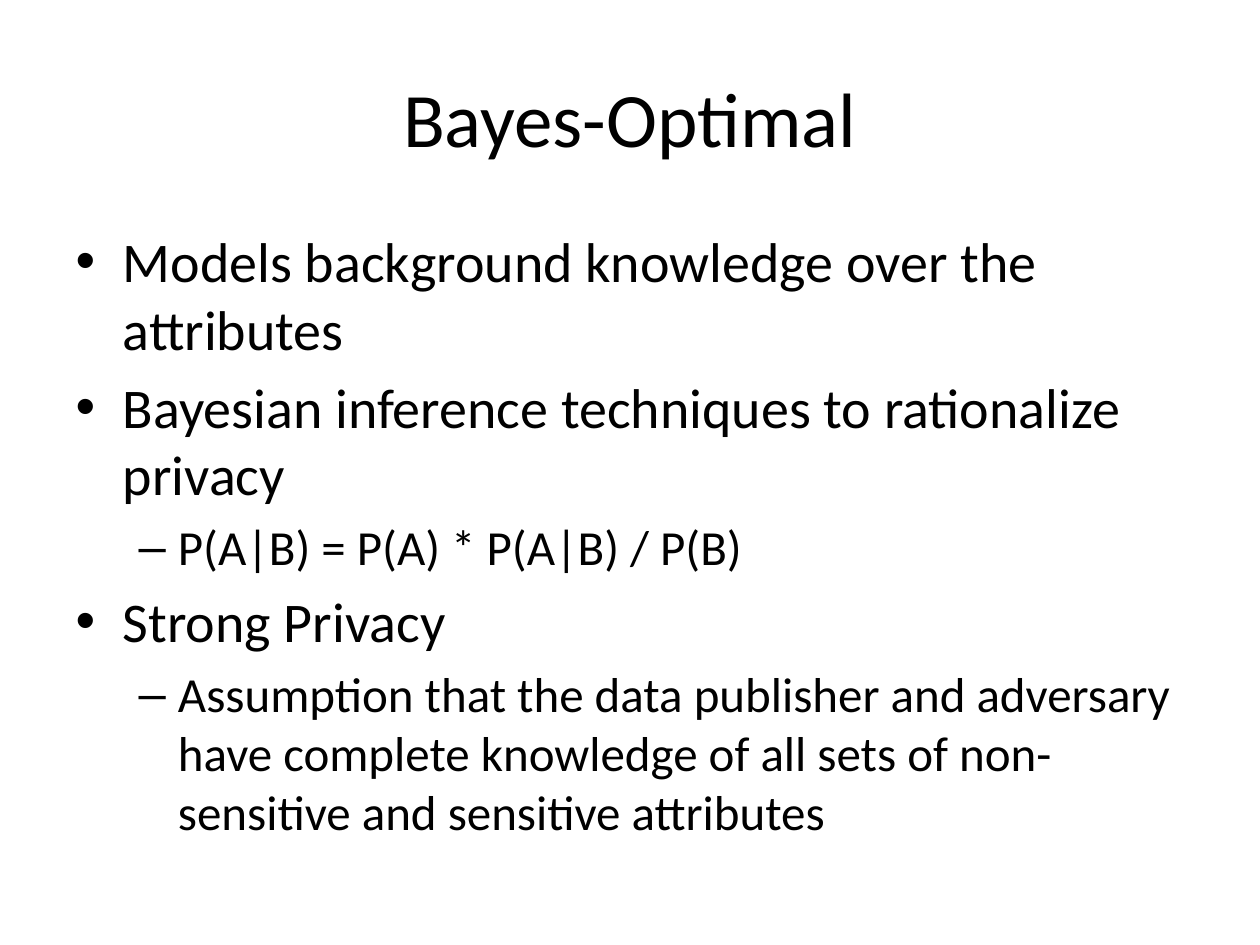
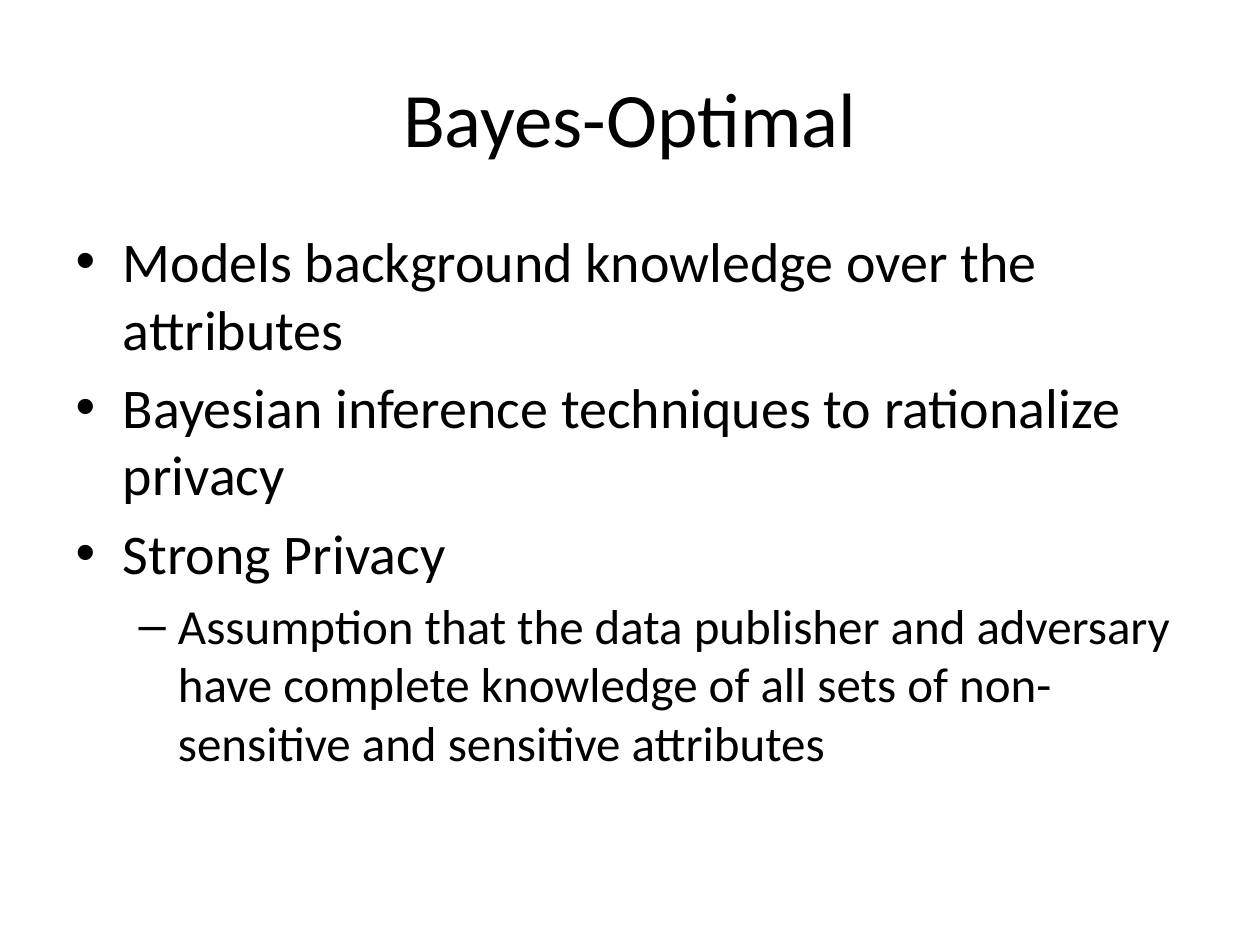
Before and after one commit to jayvelasco1990/big-data, a slide deck: slide 18 of Final Project/draft_presentation.pptx. Drawn at 1260x945 pixels with LibreOffice and Linux fonts; fonts in the diff are those of the drawing. Boxes give left, top, right and bottom in pixels: in the first picture for what was removed or moved away, otherwise in the second. Text is boxed around its words. In the diff, an @@ line names an element or a change of style, - is before the commit and + after.

```diff
--- a/Final Project/draft_presentation.pptx
+++ b/Final Project/draft_presentation.pptx
@@ text at box(178, 529, 742, 573): paragraph removed @@
-  – P(A|B) = P(A) * P(A|B) / P(B)
```
Also in this commit, not shown: 19 other slides changed, 7 slides added, 5 slides removed.
